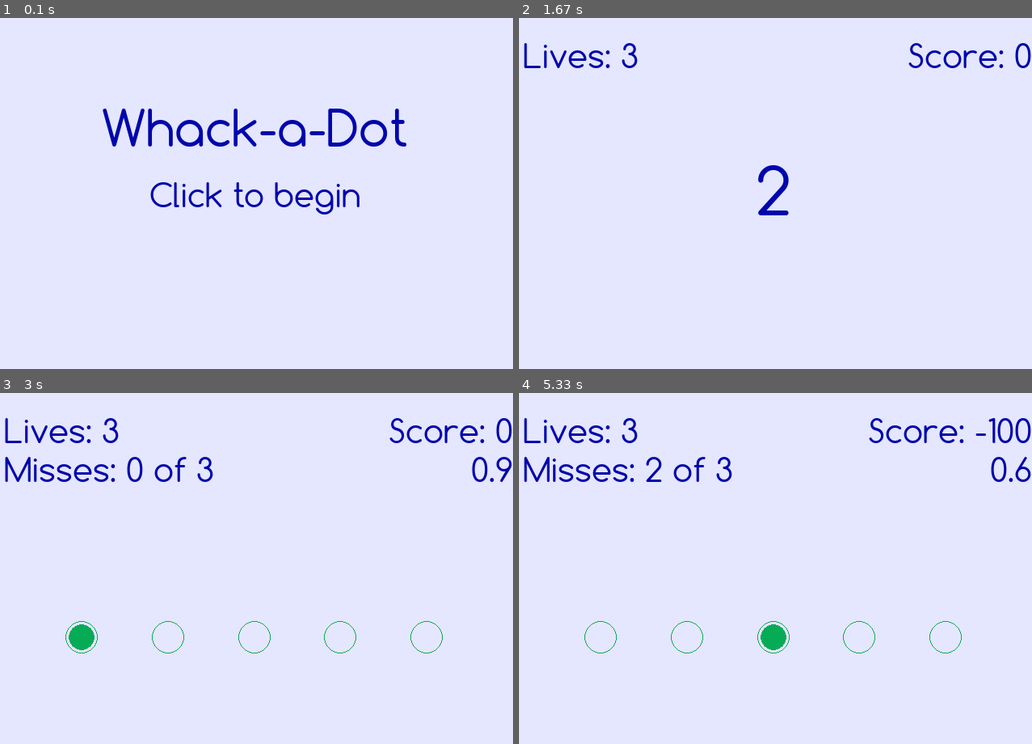
Above: before the commit, frames 1-4 (two rows, left to right).
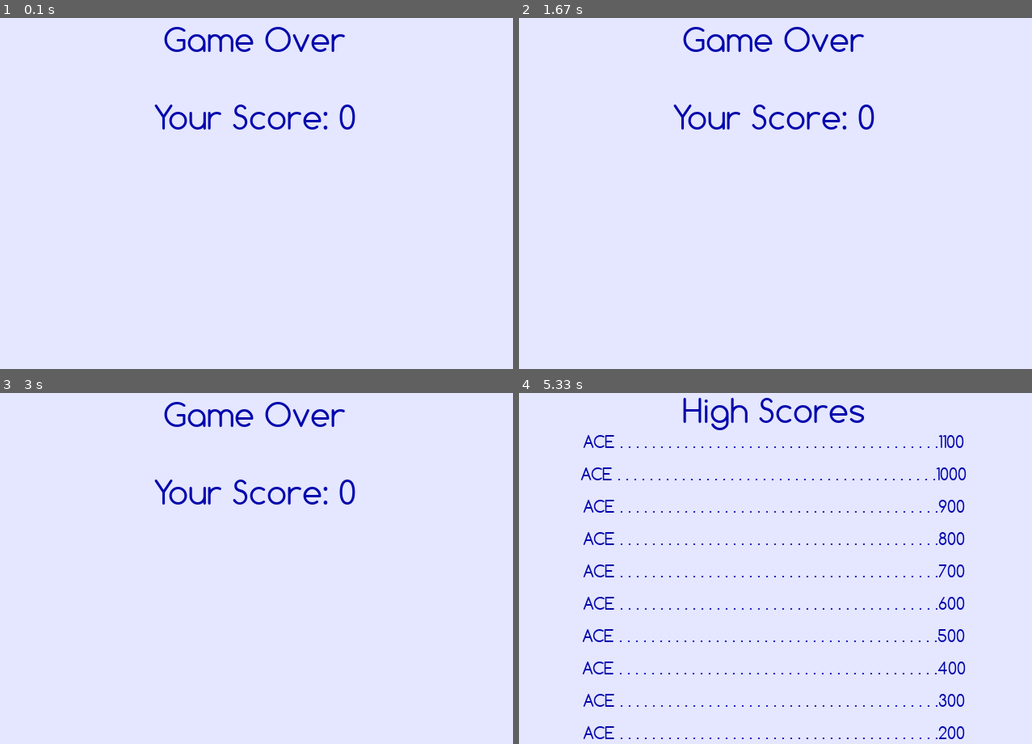
Above: after the commit, the same moments.

Repository: CodeSkool/SimpleGUI2Pygame
Game: pygame game, started from Videos/2013Jul07Sun/whack_a_dot.py
Same seed, same stepped clock (60 frames per second), same inputs: the game is played once before the commit and once after it. The source is Python 2; it was converted automatically to run under Python 3.
Inputs (mouse positions are in pixels of both pictures, inside the frame that each line leads up to):
- Up to frame 1 (0.1 s): no input
- Up to frame 2 (1.67 s): click (775, 197) at 0.38 s, where only the run before the commit has a clickable "Click to begin"
- Up to frame 3 (3 s): no input
- Up to frame 4 (5.33 s): tap Y at 3.73 s

The runs differ from the first frame. In frame 1, 4.1% of the frame differs, in the area x 20-80%, y 2-56%; in frame 2, 2.7%; in frame 3, 4.0%; in frame 4, 5.8%, in the area x 0-100%, y 1-99%.

Commit message:
Minor changes to whack_a_dot.py

Diff:
--- a/Videos/2013Jul07Sun/whack_a_dot.py
+++ b/Videos/2013Jul07Sun/whack_a_dot.py
@@ -114,6 +114,7 @@
         self.count = 3
         self.text = self.prompt
         self.eventid = TimerEvents.GameStart
+
     def start(self):
         self.start_timer()
         State.start(self)
@@ -297,8 +298,9 @@
     global high_scores
     high_scores = HighScores()
     high_scores.load()
-    ScreenSaver().start()
+    #ScreenSaver().start()
     #Playing().start()
+    GameOver(0).start()
 
 
 
